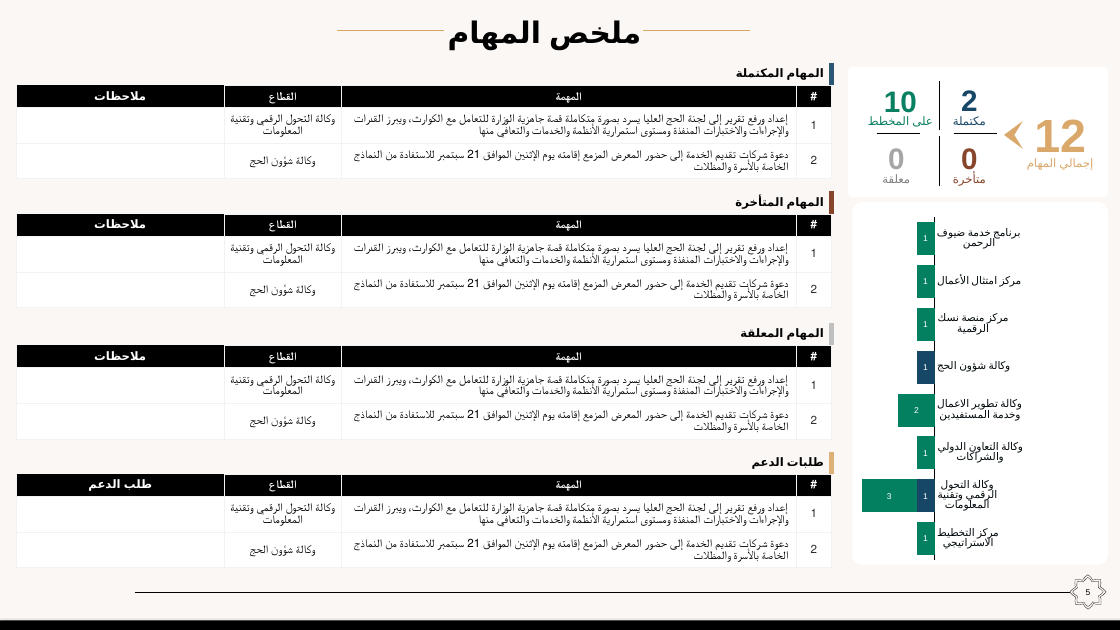
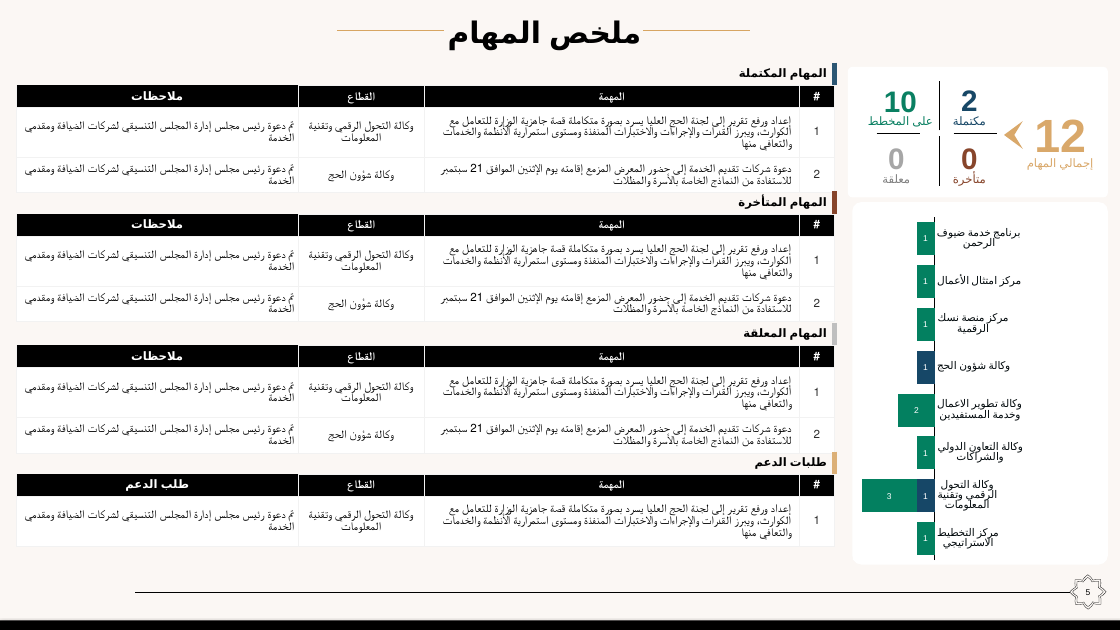
Before and after one commit to bakhshb/enjaz-reports, a slide deck: slide 5 of skills/monday-meeting-report/assets/monday-meeting-master.pptx. Drawn at 1120x630 pixels with LibreOffice and Linux fonts; fonts in the diff are those of the drawing; background and template pictures are left out. Boxes give left, top, right and bottom in pixels: in the first picture for what was removed or moved away, otherwise in the second. Text is boxed around its words. In the diff, an @@ line names an element or a change of style, - is before the commit and + after.

```diff
--- a/skills/monday-meeting-report/assets/monday-meeting-master.pptx
+++ b/skills/monday-meeting-report/assets/monday-meeting-master.pptx
@@ table at <box>16,62,834,344</box> @@
-row 3, column 1: 
+row 3, column 1: تم دعوة رئيس مجلس إدارة المجلس التنسيقي لشركات الضيافة ومقدمي الخدمة
-row 4, column 1: 
+row 4, column 1: تم دعوة رئيس مجلس إدارة المجلس التنسيقي لشركات الضيافة ومقدمي الخدمة
@@ table: place and size @@
-table at <box>16,62,830,178</box>
+table at <box>16,62,834,344</box>
@@ table at <box>16,191,834,368</box> @@
-row 3, column 1: 
+row 3, column 1: تم دعوة رئيس مجلس إدارة المجلس التنسيقي لشركات الضيافة ومقدمي الخدمة
-row 4, column 1: 
+row 4, column 1: تم دعوة رئيس مجلس إدارة المجلس التنسيقي لشركات الضيافة ومقدمي الخدمة
@@ table: place and size @@
-table at <box>16,191,830,344</box>
+table at <box>16,191,834,368</box>
@@ table at <box>16,323,834,453</box> @@
-row 3, column 1: 
+row 3, column 1: تم دعوة رئيس مجلس إدارة المجلس التنسيقي لشركات الضيافة ومقدمي الخدمة
-row 4, column 1: 
+row 4, column 1: تم دعوة رئيس مجلس إدارة المجلس التنسيقي لشركات الضيافة ومقدمي الخدمة
@@ table: place and size @@
-table at <box>16,323,830,439</box>
+table at <box>16,323,834,453</box>
@@ table at <box>16,452,834,546</box> @@
-row 3:  | وكالة التحول الرقمي وتقنية المعلومات | إعداد ورفع تقرير إلى لجنة الحج العليا يسرد بصورة متكاملة قصة جاهزية الوزارة للتعامل مع الكوارث، ويبرز القدرات والإجراءات والاختبارات المنفذة ومستوى استمرارية الأنظمة والخدمات والتعافي منها | 1
-row 4:  | وكالة شؤون الحج | دعوة شركات تقديم الخدمة إلى حضور المعرض المزمع إقامته يوم الإثنين الموافق 21 سبتمبر للاستفادة من النماذج الخاصة بالأسرة والمظلات | 2
+row 3: تم دعوة رئيس مجلس إدارة المجلس التنسيقي لشركات الضيافة ومقدمي الخدمة | وكالة التحول الرقمي وتقنية المعلومات | إعداد ورفع تقرير إلى لجنة الحج العليا يسرد بصورة متكاملة قصة جاهزية الوزارة للتعامل مع الكوارث، ويبرز القدرات والإجراءات والاختبارات المنفذة ومستوى استمرارية الأنظمة والخدمات والتعافي منها | 1
@@ table: place and size @@
-table at <box>16,452,830,568</box>
+table at <box>16,452,834,546</box>
```
Also in this commit, not shown: 2 other slides changed, 29 other files.
